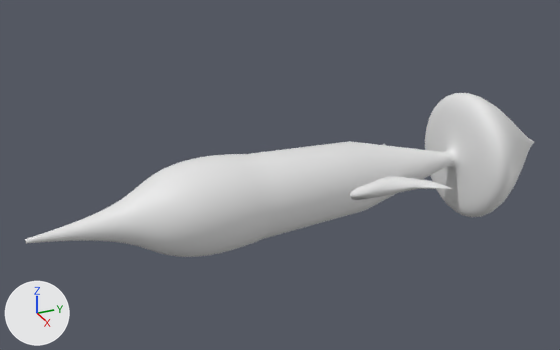
One commit to the glTF model frontend/public/fish514.glb: the scene before it, then after it.
Rendered twice from a 50 mm camera at (18.78, -14.22, 9.92) aimed at (-0.53, -5.53, 0.27). The lights are fixed; the arrows at lower left show +X, +Y and +Z. The picture after the commit comes second. Vertices at exactly the same position are counted once.

The older version as bpy lines, for what is in view:
```python
me_headmesh5_073 = bpy.data.meshes.new('HeadMesh5.073')
me_headmesh5_073.from_pydata(...)  # 3872 vertices, 7732 faces; spans x -2.0..2.0, y -13.0..3.7, z -2.0..2.0
# faces by material slot: [3870, 824, 3038]
me_headmesh5_073.materials.append(mat_headmaterial_568)  # white #e7e7e7
me_headmesh5_073.materials.append(mat_bodymaterial_568)  # white #e7e7e7
me_headmesh5_073.materials.append(mat_tailmaterial_568)  # white #e7e7e7
ob_fish = bpy.data.objects.new('Fish', me_headmesh5_073)
ob_fish.location = (0.0, 0.0, 0.0)
```
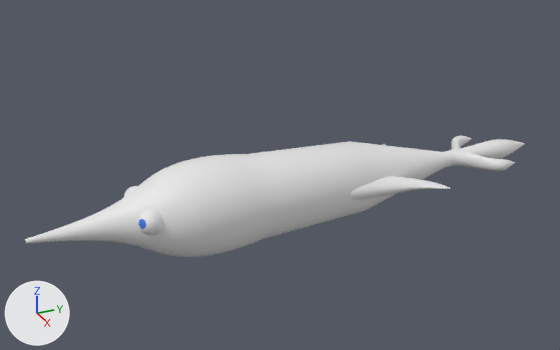
Patch to the scene script:
```diff
--- a/frontend/public/fish514.glb.py
+++ b/frontend/public/fish514.glb.py
@@ mat_material_685 @@
+mat_material_685 = principled_material('Material.685')
+mat_material_685.base_color = (0.0465, 0.203, 0.8)  # blue #3d7ce7
@@ mat_tailmaterial_342 @@
+mat_tailmaterial_342 = principled_material('TailMaterial.342')
+mat_tailmaterial_342.base_color = (0.8, 0.8, 0.8)  # white #e7e7e7
@@ me_headmesh5_073 @@
 # used by ob_fish; location = (0.0, 0.0, 0.0)
-me_headmesh5_073.from_pydata(...)  # 3872 vertices, 7732 faces; spans x -2.0..2.0, y -13.0..3.7, z -2.0..2.0
+me_headmesh5_073.from_pydata(...)  # 8004 vertices, 15963 faces; spans x -1.9..1.9, y -13.0..3.3, z -1.4..1.4
+# me_headmesh5_073 part 1: a new loose piece of 482 vertices spanning x 0.4..1.1, y -10.2..-9.5, z -0.1..0.6
+# me_headmesh5_073 part 2: a new loose piece of 482 vertices spanning x -1.1..-0.4, y -10.2..-9.5, z -0.1..0.6
+# me_headmesh5_073 part 3: 32 vertices moved within x -0.2..1.9, y -3.2..0.2, z -0.3..0.3; 1465 vertices removed from x -2.0..2.0, y -2.0..3.7, z -2.0..2.0; 4633 vertices added at x -1.3..1.9, y -4.4..3.3, z -0.3..0.3
 me_headmesh5_073.materials.append(mat_headmaterial_568)
@@ me_headmesh5_073 @@
 me_headmesh5_073.materials.append(mat_tailmaterial_568)
+me_headmesh5_073.materials.append(mat_material_685)  # blue #3d7ce7
+me_headmesh5_073.materials.append(mat_tailmaterial_342)  # white #e7e7e7
```

Boxes (x1, y1, x2, y2) around the edits, measured in the pictures (560 x 350 px):
'Fish', reshaped (26% shorter): before (25, 93, 534, 257); after (25, 136, 525, 257)
part 1 of me_headmesh5_073, added: after (138, 209, 163, 235)
part 2 of me_headmesh5_073, added (mostly hidden): after (124, 186, 138, 197)
part 3 of me_headmesh5_073, cut back: before (273, 93, 534, 228); after (273, 136, 525, 228)
